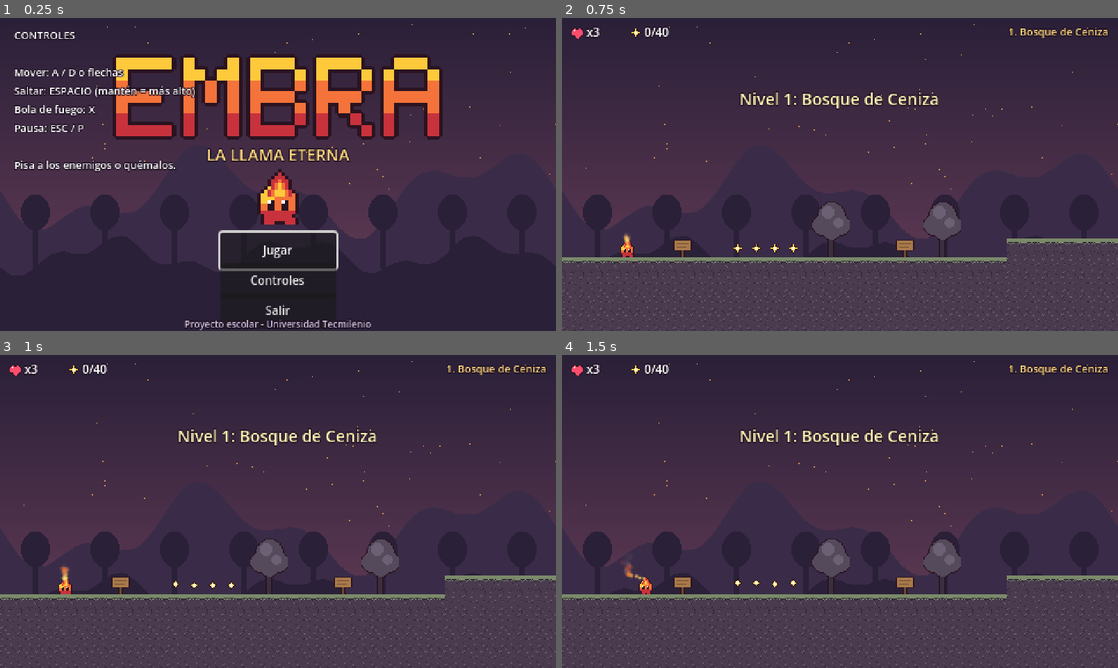
Above: before the commit, frames 1-4 (two rows, left to right).
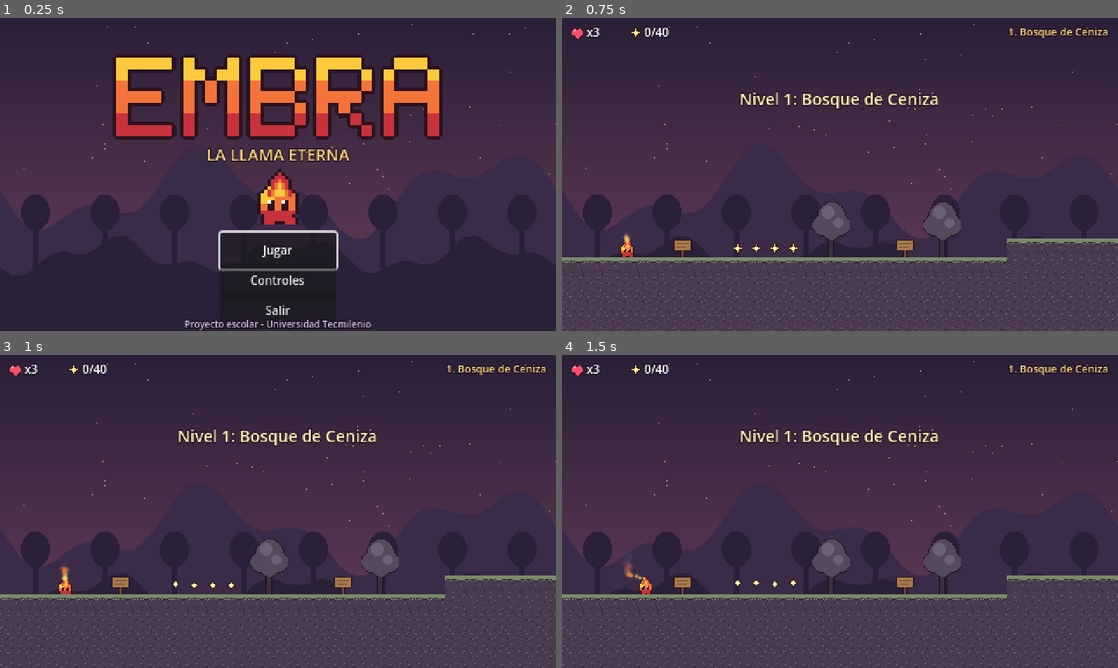
Above: after the commit, the same moments.

Repository: AlejandroPL25/VIDEOJUEGOS
Game: Godot game, scene res://scenes/main_menu.tscn
The game is run twice, just before and just after one commit, with the same random seed, the same clock (stepped at 60 frames per second) and the same inputs.
Inputs:
- Up to frame 1 (0.25 s): no input
- Up to frame 2 (0.75 s): click "Jugar" at 0.5 s
- Up to frame 3 (1 s): no input
- Up to frame 4 (1.5 s): tap Enter (confirm) at 1.25 s; hold D (move_right) from 1.28 s (still down); hold Enter (confirm) from 1.28 s (still down)

The runs differ from the first frame. In frame 1, 1.9% of the frame differs, in the area x 2-35%, y 4-50%; in frame 2, nothing differs; in frame 3, nothing differs; in frame 4, nothing differs.

Commit message:
docs: README, script de pruebas y modo de capturas; fix de etiquetas del menú; presets de exportación

Diff:
--- a/scripts/global.gd
+++ b/scripts/global.gd
@@ -29,6 +29,11 @@
 var _sfx_players: Array[AudioStreamPlayer] = []
 var _music: AudioStreamPlayer
 var music_name := ""
+
+# ---- Modo de capturas (desarrollo): godot -- --shot=ruta.png --shot-frames=90 ----
+var shot_path := ""
+var shot_frames := 90
+var _frame_count := 0
 
 
 func _ready() -> void:
@@ -48,6 +53,10 @@
 	for a in args:
 		if a.begins_with("--level="):
 			current_level = int(a.substr(8))
+		elif a.begins_with("--shot="):
+			shot_path = a.substr(7)
+		elif a.begins_with("--shot-frames="):
+			shot_frames = int(a.substr(14))
 
 
 # ----------------------------------------------------------------- Controles
@@ -209,3 +218,14 @@
 	parent.add_child(p)
 	p.global_position = pos
 	get_tree().create_timer(life + 0.4).timeout.connect(p.queue_free)
+
+
+## Guarda una captura de pantalla y cierra (solo con --shot). Útil para documentar el juego.
+func _process(_delta: float) -> void:
+	if shot_path == "":
+		return
+	_frame_count += 1
+	if _frame_count == shot_frames:
+		var img := get_viewport().get_texture().get_image()
+		img.save_png(shot_path)
+		get_tree().quit()
--- a/scripts/level.gd
+++ b/scripts/level.gd
@@ -52,6 +52,14 @@
 	player.camera.limit_top = 0
 	player.camera.limit_bottom = height_tiles * TILE
 	player.camera.reset_smoothing()
+
+	# Opción de desarrollo: --tp=x,y (en tiles) coloca a Embra para tomar capturas
+	for a in OS.get_cmdline_user_args():
+		if a.begins_with("--tp="):
+			var parts := a.substr(5).split(",")
+			player.global_position = Vector2(float(parts[0]) * TILE + 8, float(parts[1]) * TILE + 8)
+			checkpoint_pos = player.global_position
+			player.camera.reset_smoothing()
 
 	hud.name_label.text = "%d. %s" % [Global.current_level + 1, data["name"]]
 	hud.set_sparks(0, sparks_in_level)
--- a/scripts/main_menu.gd
+++ b/scripts/main_menu.gd
@@ -45,16 +45,15 @@
 	controls_panel.size = Vector2(260, 130)
 	controls_panel.visible = false
 	add_child(controls_panel)
-	var cl := _label("CONTROLES\n\nMover: A / D o flechas\nSaltar: ESPACIO (mantén = más alto)\nBola de fuego: X\nPausa: ESC / P\n\nPisa a los enemigos o quémalos.", Vector2(12, 8), 9, Color(1, 1, 1))
+	var cl := _label("CONTROLES\n\nMover: A / D o flechas\nSaltar: ESPACIO (mantén = más alto)\nBola de fuego: X\nPausa: ESC / P\n\nPisa a los enemigos o quémalos.", Vector2(12, 8), 9, Color(1, 1, 1), controls_panel)
 	cl.size = Vector2(236, 114)
-	controls_panel.add_child(cl)
 
 	var credit := _label("Proyecto escolar - Universidad Tecmilenio", Vector2(0, 258), 8, Color(0.8, 0.75, 0.85))
 	credit.size = Vector2(480, 12)
 	credit.horizontal_alignment = HORIZONTAL_ALIGNMENT_CENTER
 
 
-func _label(text: String, pos: Vector2, size: int, color: Color) -> Label:
+func _label(text: String, pos: Vector2, size: int, color: Color, parent: Node = null) -> Label:
 	var l := Label.new()
 	l.text = text
 	l.position = pos
@@ -62,7 +61,7 @@
 	l.add_theme_color_override("font_color", color)
 	l.add_theme_color_override("font_outline_color", Color(0.1, 0.05, 0.12))
 	l.add_theme_constant_override("outline_size", 3)
-	add_child(l)
+	(parent if parent != null else self).add_child(l)
 	return l
 
 
Not shown, added: export_presets.cfg
Not shown, added: tools/run_tests.sh
